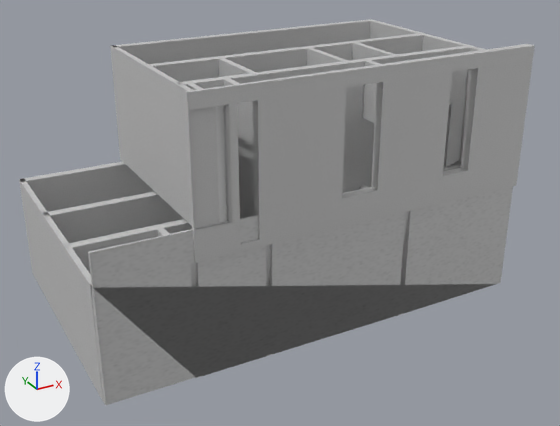
An edit to the OBJ model assets/models/ClaudeChappe/toilettes.obj, drawn before and after from the same camera.
Before and after are seen from a 50 mm lens placed at (-60.5, -21.1, 30.8), pointed at (-33.6, 27.8, 6.4). Arrows for +X, +Y and +Z are at lower left; the lights stay in place. Where no turn or scale is listed for an object, it has been applied to the vertices.

Names of what the first picture shows: 'murs_toilettes_couloirs'.
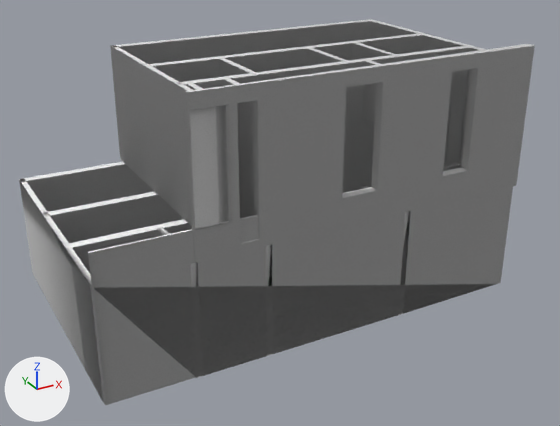
Pixel boxes (x1, y1, x2, y2) of what changed, in the pictures (560 x 426 px; the box of a moved part takes in the faces that stretch with it):
'murs_toilettes_couloirs', surface changed
    both: (19, 19, 535, 405)
part 1 of me_murs_toilettes_couloirs, moved or reshaped
    both: (19, 180, 411, 401)
part 2 of me_murs_toilettes_couloirs, surface changed
    both: (19, 19, 535, 405)

What changed in the scene script:
```text
Change mat_plastic_white_material:
    where n6 = _N.new('ShaderNodeNormalMap'); n6.name = 'Normal Map'
    remove n6.inputs[0].default_value = 0.0  # 'Strength'
Change me_murs_toilettes_couloirs:
    where me_murs_toilettes_couloirs.from_pydata(...)  # 2348 vertices, 4353 faces, 5 loose edges; spans x -50.9..-17.3, y 19.3..39.7, z -0.6..19.3
    used by ob_murs_toilettes_couloirs; location = (0.0, 0.0, 0.0)
    me_murs_toilettes_couloirs part 1
    93 faces are deleted
    93 new faces join them
    me_murs_toilettes_couloirs part 2: 4300 kept faces spanning x -50.9..-17.3, y 19.3..39.7, z -0.6..19.3 get new texture (UV) coordinates
```
